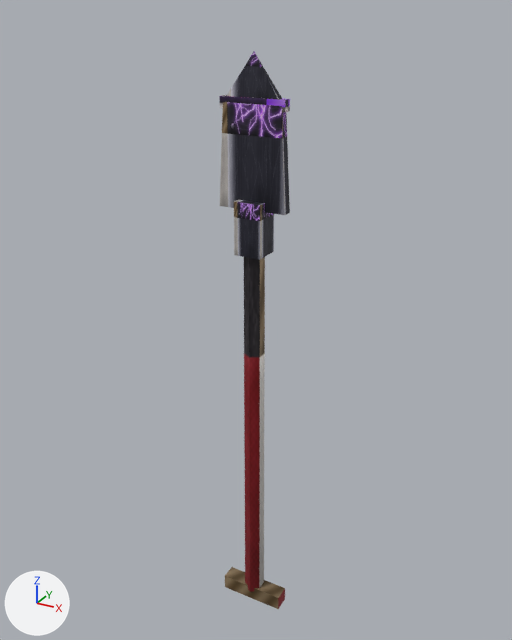
The FBX model cyclops/export/weapons/Spade.fbx: old version first, new version second.
Before and after are seen from a 50 mm lens placed at (1.82, -3.29, 3.04), pointed at (-0.02, 0.06, 1.37). Lighting does not change. The marker at lower left points along +X, +Y and +Z. The older version comes first.

Names of what the first picture shows: 'Handle', 'Head'.
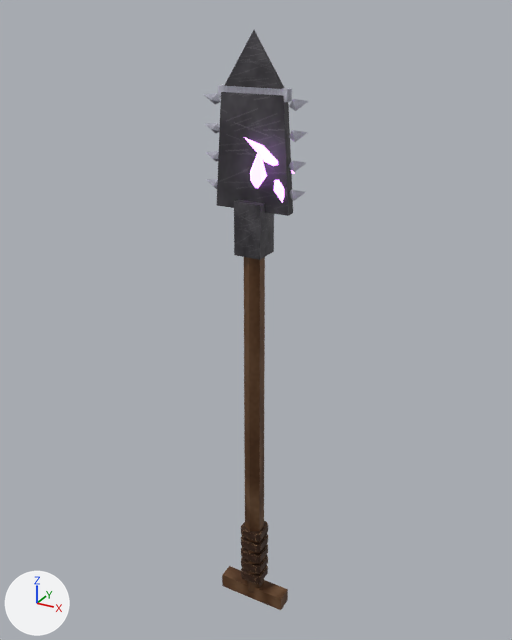
What changed in the scene script:
```text
Add mat_glowb046ff:
    mat_glowb046ff = principled_material('Glowb046ff')
    mat_glowb046ff.base_color = (0.69, 0.275, 1.0)  # purple #d88fff
    mat_glowb046ff.emission_color = (0.69, 0.275, 1.0)  # purple #d88fff
    mat_glowb046ff.emission_strength = 3.0
Change me_handle:
    used by ob_handle; location = (0.0, 0.0, 0.0)
    verts and faces of me_handle; kept vertices keep their numbers, new ones are numbered from 20
    before: 12 (0.21, -0.05, -0.67) at pixel (278, 609), 13 (0.21, 0.05, -0.67) at pixel (284, 599), 14 (-0.21, 0.05, -0.67), 15 (-0.21, -0.05, -0.67) at pixel (224, 586), 16 (0.21, -0.05, -0.57) at pixel (278, 598)
    before: 17 (0.21, 0.05, -0.57) at pixel (285, 588), 18 (-0.21, 0.05, -0.57) at pixel (231, 566), 19 (-0.21, -0.05, -0.57) at pixel (224, 575)
    remove me_handle.from_pydata(...)  # 20 vertices, 14 faces; spans x -0.21..0.21, y -0.06..0.06, z -0.67..1.9
    add me_handle.from_pydata(...)  # 100 vertices, 64 faces; spans x -0.23..0.23, y -0.08..0.08, z -0.67..1.9
    me_handle part 5: a new loose piece of 16 vertices spanning x -0.08..0.08, y -0.08..0.08, z -0.5..-0.45, in mat_cyclops (picture img_cyclops_texture_png)
    me_handle part 6: a new loose piece of 16 vertices spanning x -0.08..0.08, y -0.08..0.08, z -0.41..-0.36, in mat_cyclops (picture img_cyclops_texture_png)
    me_handle part 7: a new loose piece of 16 vertices spanning x -0.08..0.08, y -0.08..0.08, z -0.32..-0.27, in mat_cyclops (picture img_cyclops_texture_png)
    me_handle part 8: a new loose piece of 16 vertices spanning x -0.08..0.08, y -0.08..0.08, z -0.23..-0.18, in mat_cyclops (picture img_cyclops_texture_png)
    me_handle part 9: a new loose piece of 16 vertices spanning x -0.08..0.08, y -0.08..0.08, z -0.14..-0.09, in mat_cyclops (picture img_cyclops_texture_png)
    me_handle part 10
    add for i in [12, 13, 16, 17]: verts[i] += (0.02, 0.0, 0.0)
    add for i in [14, 15, 18, 19]: verts[i] += (-0.02, 0.0, 0.0)
    me_handle part 11: 14 kept faces spanning x -0.23..0.23, y -0.06..0.06, z -0.67..1.9 get new texture (UV) coordinates
Change me_head:
    used by ob_head; location = (0.0, 0.0, 0.0)
    remove me_head.from_pydata(...)  # 25 vertices, 21 faces; spans x -0.2..0.2, y -0.08..0.08, z 1.8..2.85
    add me_head.from_pydata(...)  # 65 vertices, 69 faces; spans x -0.306..0.306, y -0.08..0.08, z 1.8..2.95
    me_head part 1: a new loose piece, a box spanning x -0.2..0.2, y -0.025..0.025, z 2.62..2.68, in mat_cyclops (picture img_cyclops_texture_png)
    me_head part 2: the loose piece of 8 vertices spanning x -0.19..0.19, y -0.025..0.025, z 2.57..2.63 is deleted
    me_head part 3
    9 vertices move from x -0.2..0.2, y -0.03..0.03, z 2.05..2.85 to x -0.22..0.22, y -0.03..0.03, z 2.05..2.95
    40 vertices are added at x -0.306..0.306, y -0.035..0.035, z 2.129..2.637
    48 new faces join them
    me_head part 4: 15 kept faces spanning x -0.22..0.22, y -0.08..0.08, z 1.8..2.95 get new texture (UV) coordinates
Add me_glow:
    me_glow.from_pydata(...)  # 21 vertices, 30 faces; spans x -0.027..0.215, y -0.176..0.055, z 2.116..2.44
    me_glow.materials.append(mat_glowb046ff)  # purple #d88fff, glowing purple #d88fff
Add ob_glow:
    ob_glow = bpy.data.objects.new('Glow', me_glow)
    ob_glow.location = (0.0, 0.0, 0.0)
```

Boxes [x1, y1, x2, y2] around the edits, measured in the pictures (512 x 640 px; the box of a moved part takes in the faces that stretch with it):
'Head', reshaped (47% wider, 11% taller)
    before: [219, 52, 290, 260]
    after: [203, 30, 308, 260]
'Handle', reshaped (10% wider)
    before: [225, 257, 285, 609]
    after: [222, 257, 288, 610]
'Glow', added
    after: [244, 137, 295, 202]
part 1 of me_head, added
    after: [218, 85, 292, 102]
part 2 of me_head, deleted (purple)
    before: [219, 95, 290, 112]
part 3 of me_head, built on
    after: [203, 93, 308, 201]
part 4 of me_head, surface changed
    before: [220, 52, 290, 260]
    after: [217, 30, 293, 260]
part 5 of me_handle, added
    after: [241, 565, 268, 584]
part 6 of me_handle, added
    after: [241, 554, 268, 574]
part 7 of me_handle, added
    after: [241, 544, 268, 563]
part 8 of me_handle, added
    after: [241, 533, 268, 552]
part 9 of me_handle, added
    after: [241, 521, 268, 542]
part 10 of me_handle, moved or reshaped
    before: [225, 567, 285, 609]
    after: [222, 566, 288, 610]
part 11 of me_handle, surface changed
    both: [225, 257, 285, 609]
